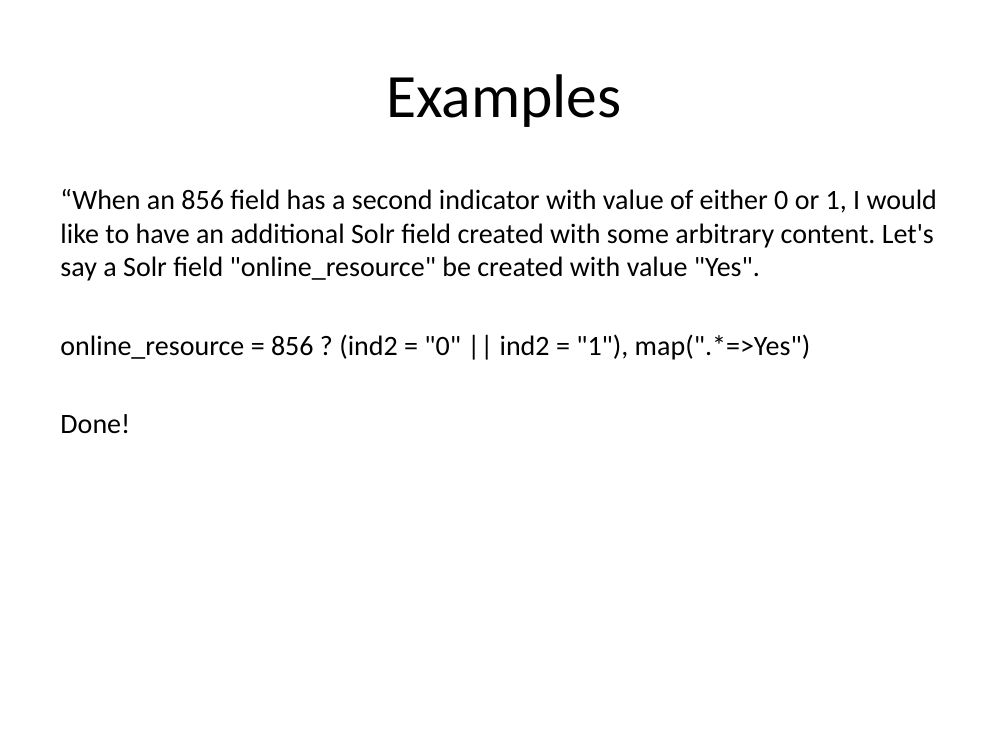
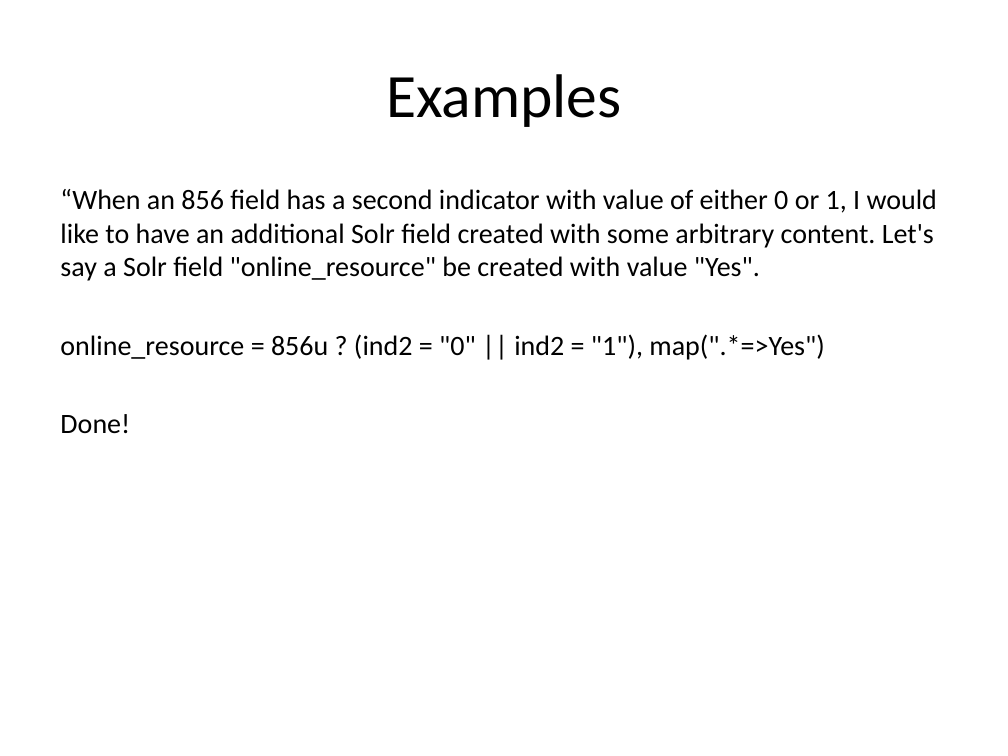
Before and after one commit to solrmarc/solrmarc, a slide deck: slide 21 of New Release of SolrMarc.pptx. Drawn at 1008x756 pixels with LibreOffice and Linux fonts; fonts in the diff are those of the drawing. Boxes give left, top, right and bottom in pixels: in the first picture for what was removed or moved away, otherwise in the second. Text is boxed around its words. In the diff, an @@ line names an element or a change of style, - is before the commit and + after.

Commit message:
A few more edits

```diff
--- a/New Release of SolrMarc.pptx
+++ b/New Release of SolrMarc.pptx
@@ text at box(60, 334, 824, 360): text changed @@
-online_resource = 856 ? (ind2 = "0" || ind2 = "1"), map(".*=>Yes")
+online_resource = 856u ? (ind2 = "0" || ind2 = "1"), map(".*=>Yes")
```
